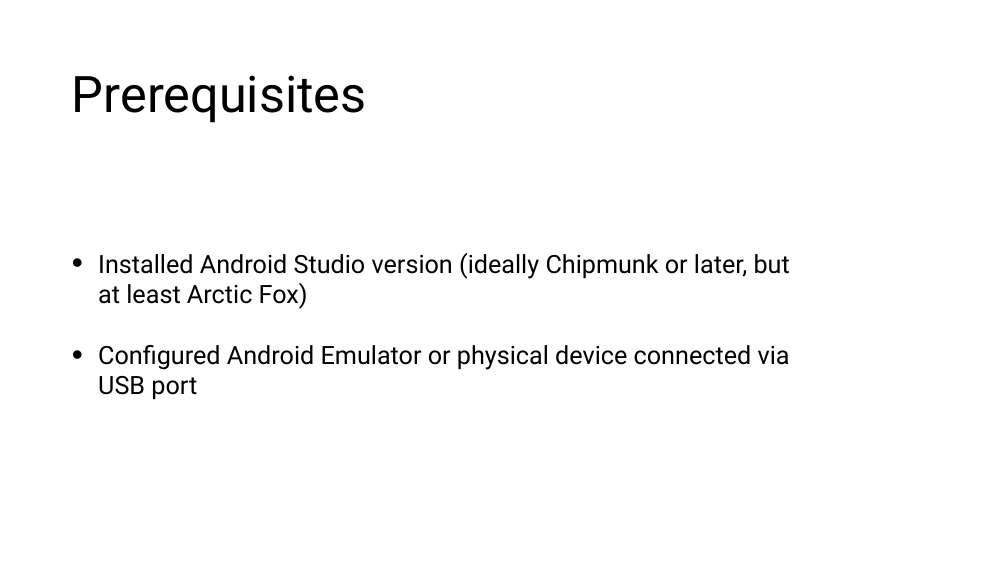
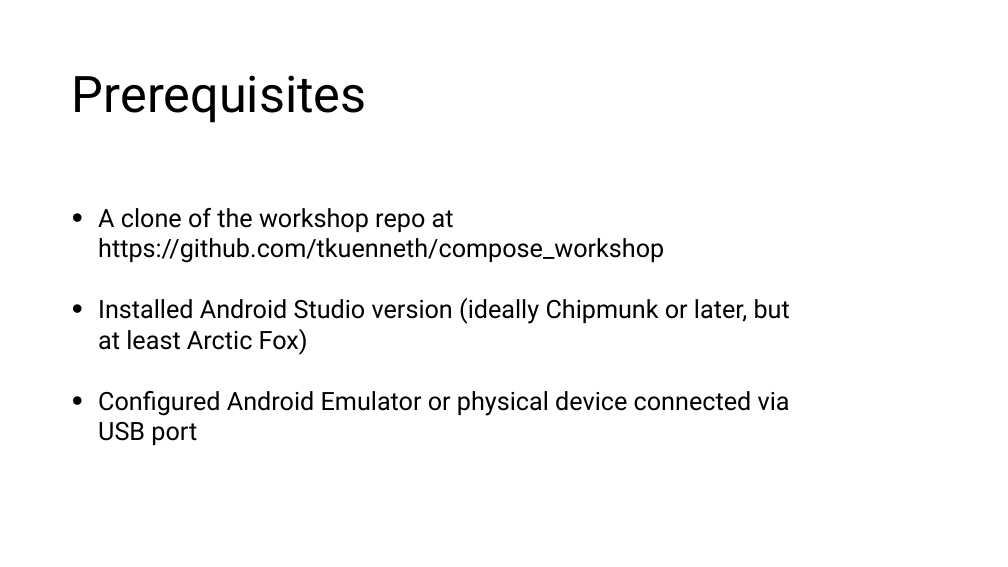
Before and after one commit to tkuenneth/compose_workshop, a slide deck: slide 4 of slides/00_Introduction.pptx. Drawn at 1008x567 pixels with LibreOffice and Linux fonts; fonts in the diff are those of the drawing; background and template pictures are left out. Boxes give left, top, right and bottom in pixels: in the first picture for what was removed or moved away, otherwise in the second. Text is boxed around its words. In the diff, an @@ line names an element or a change of style, - is before the commit and + after.

```diff
--- a/slides/00_Introduction.pptx
+++ b/slides/00_Introduction.pptx
@@ text at box(98, 208, 664, 263): paragraph added @@
+• A clone of the workshop repo at https://github.com/tkuenneth/compose_workshop
```
Also in this commit, not shown: 1 other slide changed.
